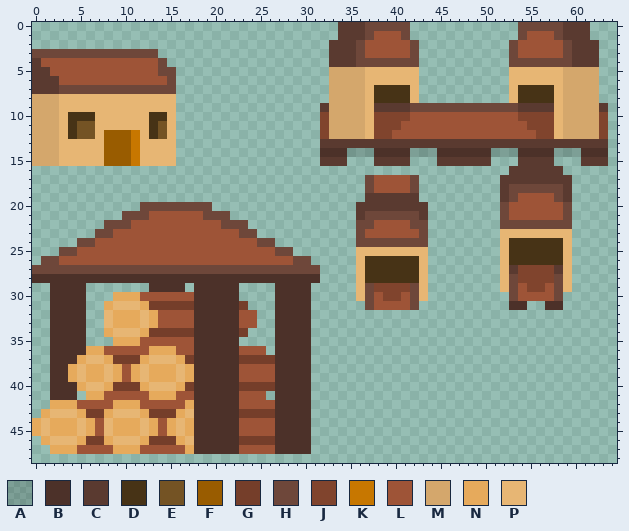
Edited in one commit: sprite sheet (Castle-Defender/Assets/Textures/Buildings.png). Above, as it was before the edit.
The file is 80x80 pixels. Colours within 5 levels of each other are drawn and written as one. Shown: x 0..64, y 0..48.
Palette (. is transparent): A #0000002a  B #4c3129  C #5a3a30  D #473316  E #745324  F #995c00  G #753e2a  H #6e473a  J #80442d  K #c77700  L #9e5437  M #d4a76c  N #e6aa5c  P #e7b674
After:
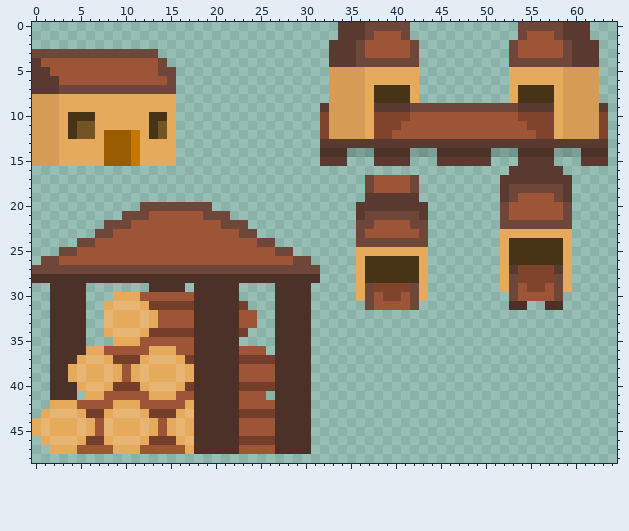
The exact change:
colour M: #d4a76c -> #d69c56
y 5..6: x 37..42 PPPPPP -> NNNNNN; x 53..58 PPPPPP -> NNNNNN
y 7: x 37 P -> N; x 42 P -> N; x 53 P -> N; x 58 P -> N
y 8: x 3..15 PPPPPPPPPPPPP -> NNNNNNNNNNNNN; x 37 P -> N; x 42 P -> N; x 53 P -> N; x 58 P -> N
y 9: x 3..15 PPPPPPPPPPPPP -> NNNNNNNNNNNNN; x 37 P -> N; x 58 P -> N
y 10..11: x 3 P -> N; x 7..12 PPPPPP -> NNNNNN; x 15 P -> N; x 37 P -> N; x 58 P -> N
y 12: x 3 P -> N; x 7 P -> N; x 12 P -> N; x 15 P -> N; x 37 P -> N; x 58 P -> N
y 13..15: x 3..7 PPPPP -> NNNNN; x 12..15 PPPP -> NNNN
y 23: x 52..59 PPPPPPPP -> NNNNNNNN
y 24: x 52 P -> N; x 59 P -> N
y 25: x 36..43 PPPPPPPP -> NNNNNNNN; x 52 P -> N; x 59 P -> N
y 26..29: x 36 P -> N; x 43 P -> N; x 52 P -> N; x 59 P -> N
y 30: x 36 P -> N; x 43 P -> N
Pixel boxes of the changes (left, top, right, bottom) in both pictures:
changed: (329, 67, 419, 139)
changed: (509, 67, 599, 139)
changed: (32, 94, 176, 166)
changed: (500, 229, 572, 292)
changed: (356, 247, 428, 301)
